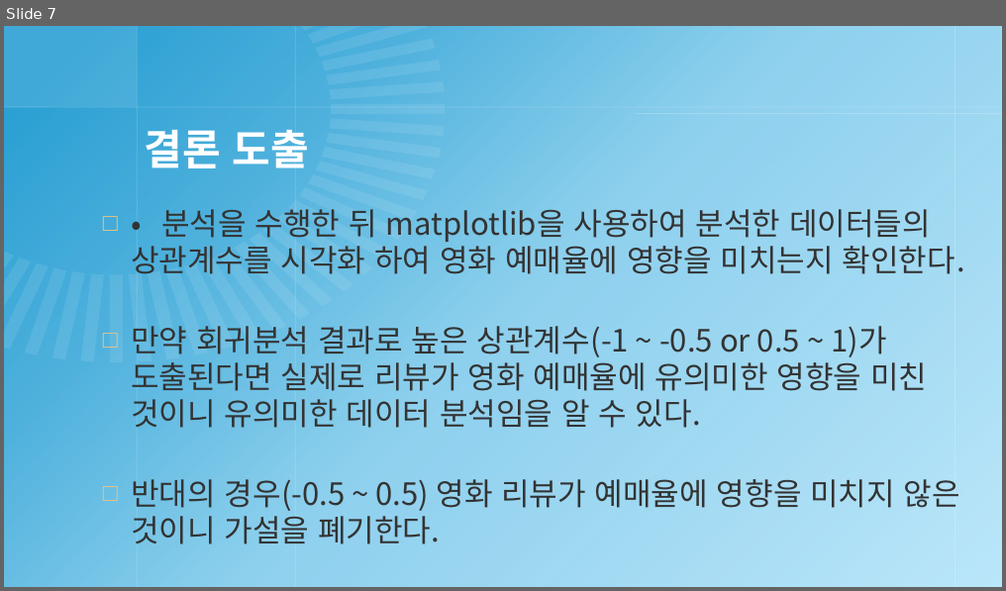
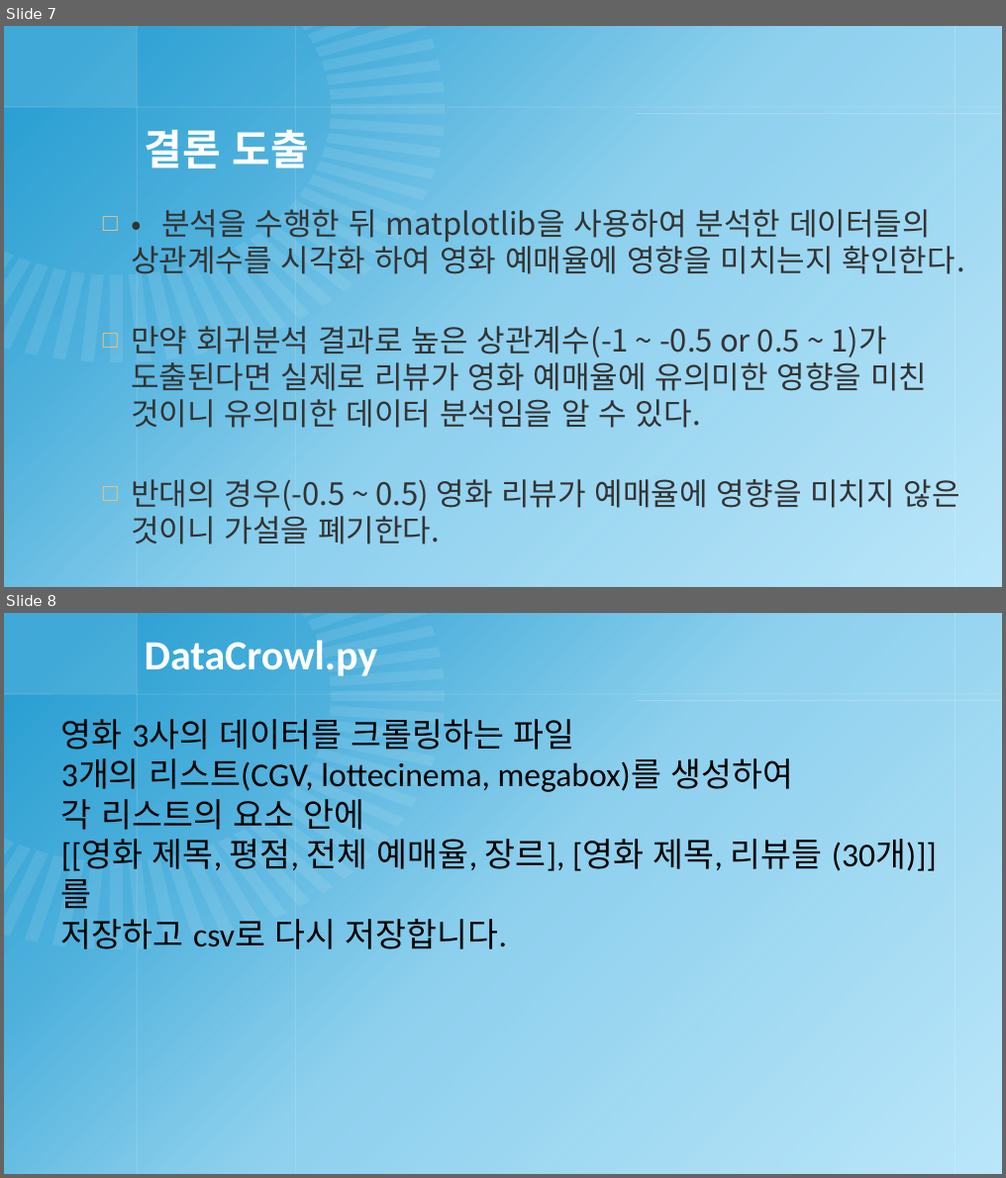
Before and after one commit to cyphen156/Workspace, a slide deck: Python/FinalTest/20170677_오융택.pptx. Shown one above the other, each under a label of ours: slide 7 before the commit, slides 7 and 8 after it. The pictures are 1006x591 and 1006x1178 pixels, drawn with LibreOffice and Linux fonts; fonts in the diff are those of the drawing; background and template pictures are left out. Boxes give left, top, right and bottom in pixels: in the first picture for what was removed or moved away, otherwise in the second. Text is boxed around its words. In the diff, an @@ line names an element or a change of style, - is before the commit and + after.

```diff
--- a/Python/FinalTest/20170677_오융택.pptx
+++ b/Python/FinalTest/20170677_오융택.pptx
@@ slide 8 added at [4,613,1002,1174], background #BCE7FA; not listed: 38 template elements that a slide beside it also shows @@
@@ title added at [145,640,378,676], 40 pt, text #FFFFFF, bold @@
+DataCrowl.py
@@ text added at [61,719,937,950], 32 pt, text #000000 @@
+영화 3사의 데이터를 크롤링하는 파일
+3개의 리스트(CGV, lottecinema, megabox)를 생성하여
+각 리스트의 요소 안에
+[[영화 제목, 평점, 전체 예매율, 장르], [영화 제목, 리뷰들 (30개)]]를
+저장하고 csv로 다시 저장합니다.
```
Also in this commit, not shown: 3 other slides added, 12 other files.
